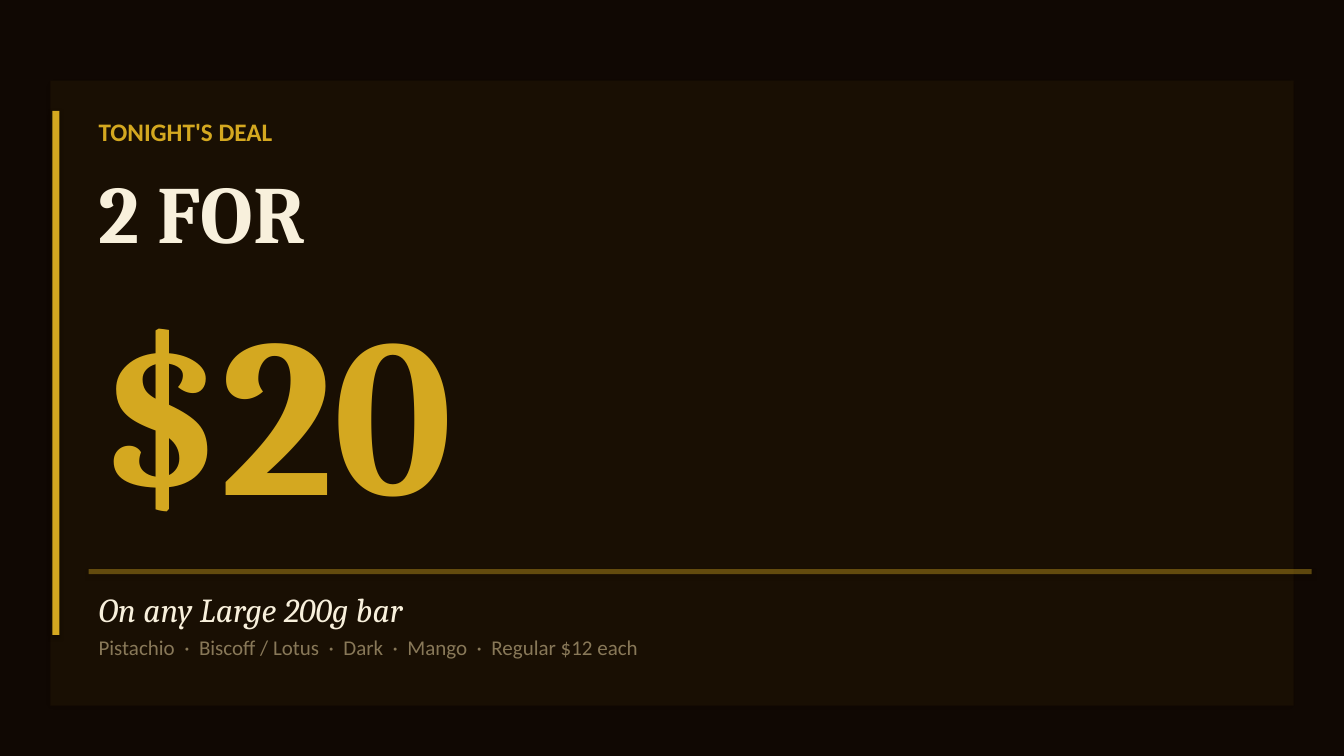
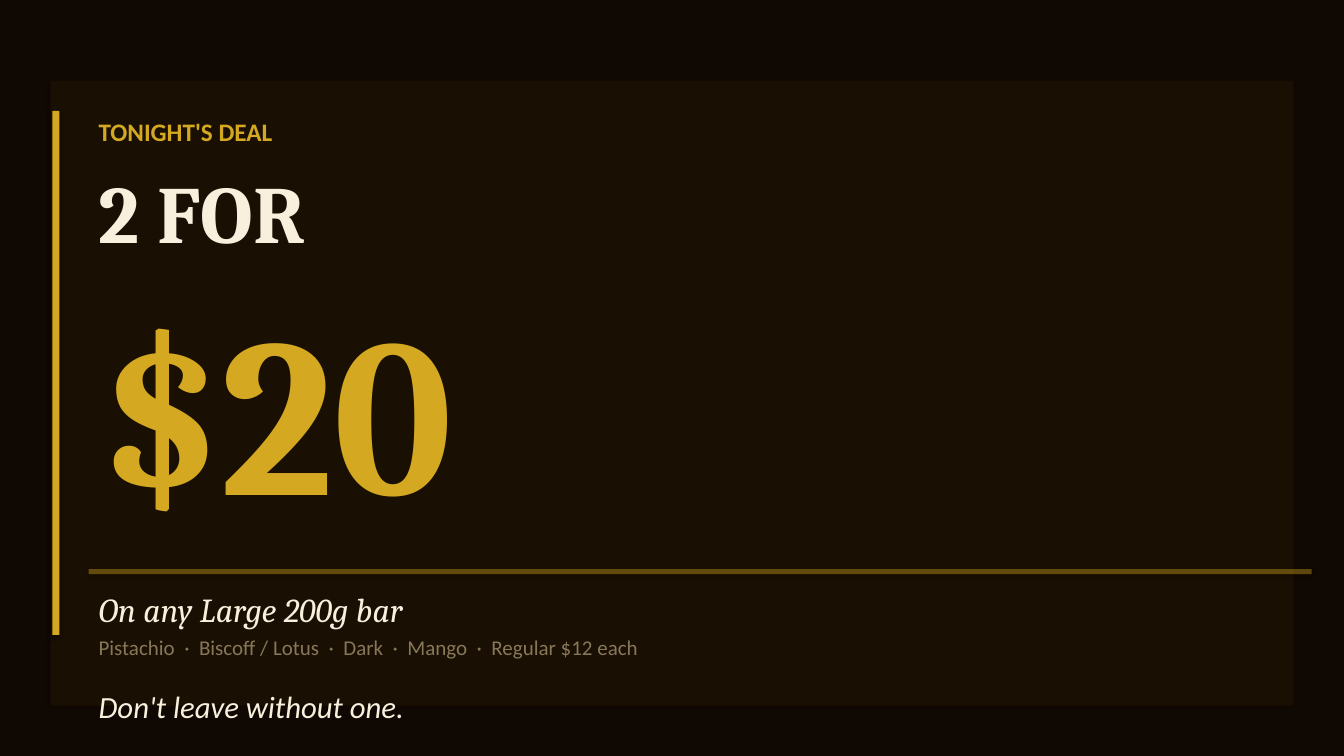
Before and after one commit to mnfadawi/hi, a slide deck: slide 6 of sahara-bites-fun-fair.pptx. Drawn at 1344x756 pixels with LibreOffice and Linux fonts; fonts in the diff are those of the drawing. Boxes give left, top, right and bottom in pixels: in the first picture for what was removed or moved away, otherwise in the second. Text is boxed around its words. In the diff, an @@ line names an element or a change of style, - is before the commit and + after.

```diff
--- a/sahara-bites-fun-fair.pptx
+++ b/sahara-bites-fun-fair.pptx
@@ text added at [99, 696, 404, 719], 22 pt, text #F8F0DC, italic @@
+Don't leave without one.
```
Also in this commit, not shown: 4 other slides changed.
